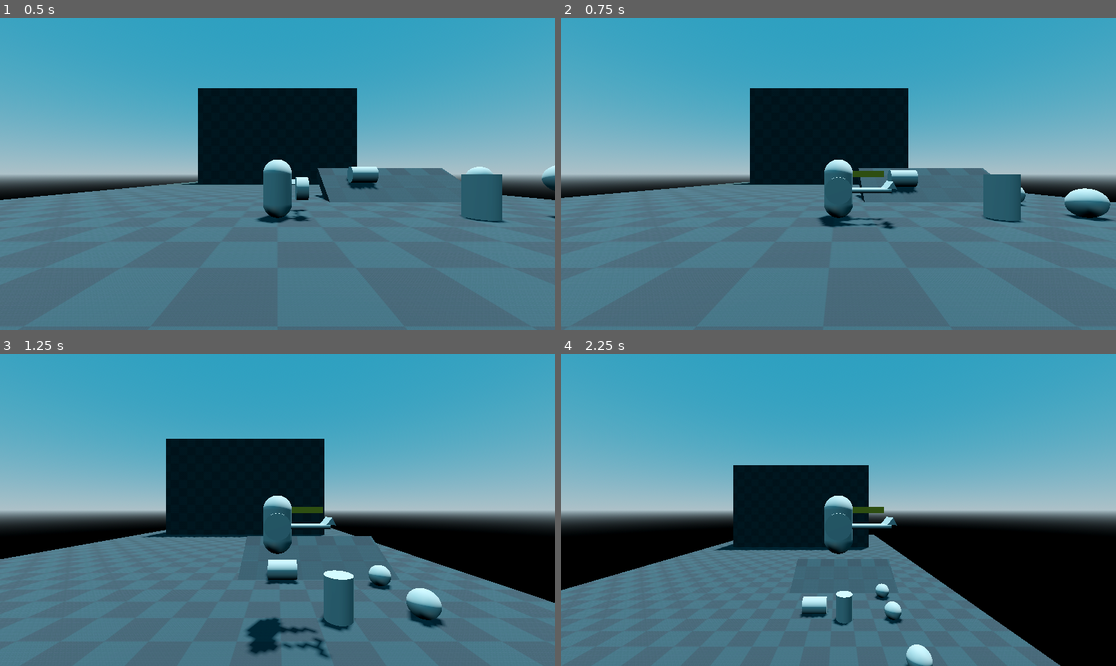
Above: before the commit, frames 1-4 (two rows, left to right).
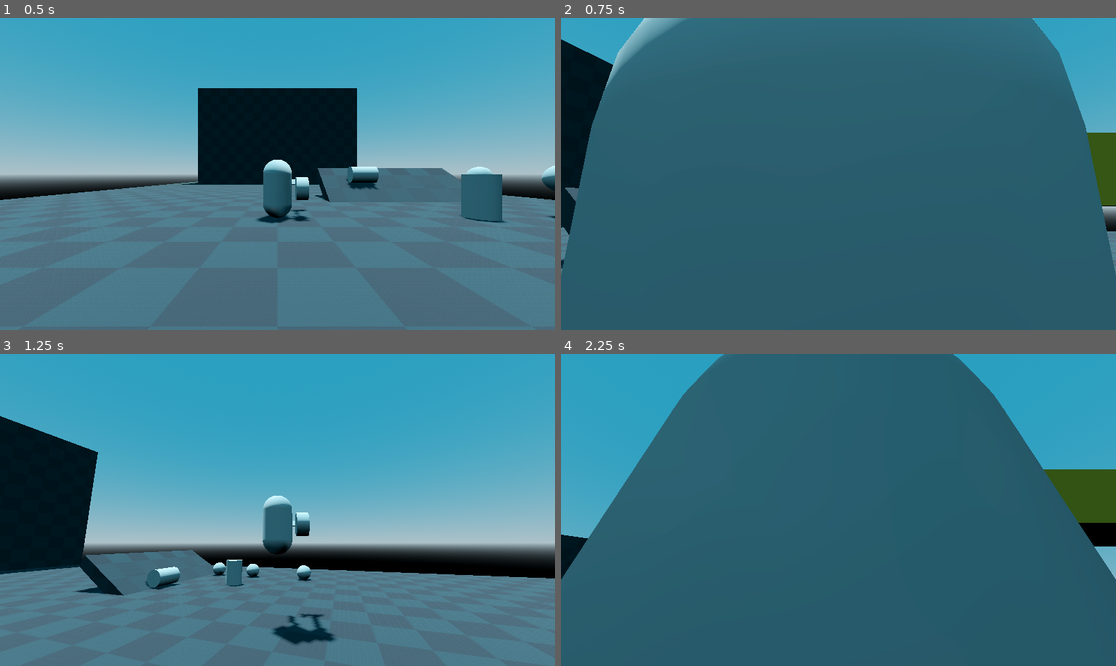
Above: after the commit, the same moments.

Repository: Albertoie710231/Godot_4_test
Game: Godot game, scene res://world.tscn
Two runs of this game, one before a commit and one after it. Both use one fixed random seed, a clock stepped at 60 frames per second and the inputs below.
Inputs (mouse positions are in pixels of both pictures, inside the frame that each line leads up to):
- Up to frame 1 (0.5 s): no input
- Up to frame 2 (0.75 s): move the mouse to (960, 158) at 0.52 s; press the mouse at (960, 158) at 0.53 s; hold D (move_right) from 0.53 s (still down)
- Up to frame 3 (1.25 s): keep holding D (move_right); tap Space (jump) at 0.77 s
- Up to frame 4 (2.25 s): move the mouse to (727, 525) at 1.27 s; release D (move_right) at 1.28 s; release the mouse at (727, 525) at 1.28 s; hold S (move_back) 1.28-2.03 s; click (727, 525) at 1.35 s; tap Space (jump) at 1.52 s; move the mouse to (894, 441) at 2.02 s; press the mouse at (894, 441) at 2.03 s; hold D (move_right) from 2.03 s (still down)

Frame 1 is identical in both runs. In frame 2, 93% of the frame differs, in the area x 0-100%, y 0-100%; in frame 3, 42%; in frame 4, 90%.
Error before the commit: Parse Error: Could not find base class "RigidDynamicBody3D". (res://TrashCan.gd:1)

Commit message:
More reliable sweep.

Diff:
--- a/TrashCan.gd
+++ b/TrashCan.gd
@@ -1,4 +1,4 @@
-extends RigidDynamicBody3D
+extends RigidBody3D
 
 var shoot : bool = false
 
@@ -10,9 +10,9 @@
 	shoot = true
 
 
-func _physics_process(delta):
+func _integrate_forces(state) -> void:
 	if shoot:
-		apply_force(-transform.basis.z * delta * 10000, transform.basis.z)
+		state.apply_force(-transform.basis.z * 100, transform.basis.z)
 
 
 
--- a/characters/PrincipalSpringArm.gd
+++ b/characters/PrincipalSpringArm.gd
@@ -22,18 +22,18 @@
 	if get_node("PrincipalCamera").current == true:
 		if event is InputEventMouseMotion and Input.get_mouse_mode() == Input.MOUSE_MODE_CAPTURED:
 			camera_h -= event.relative.x * mouse_sensitivity
-			camera_h = wrapf(camera_h, deg2rad(0), deg2rad(360))
+			camera_h = wrapf(camera_h, deg_to_rad(0), deg_to_rad(360))
 			rotation.y = camera_h
 			camera_v -= event.relative.y * mouse_sensitivity
-			camera_v = clamp(camera_v, deg2rad(-60), deg2rad(30))
+			camera_v = clamp(camera_v, deg_to_rad(-60), deg_to_rad(30))
 			rotation.x = camera_v
 
 func _process(delta):
 	var input_dir = Input.get_vector("rotate_camera_left", "rotate_camera_right", "rotate_camera_up", "rotate_camera_down").normalized()
 	if input_dir:
 		camera_h -= input_dir.x * delta * controller_sesitivity
-		camera_h = wrapf(camera_h, deg2rad(0), deg2rad(360))
+		camera_h = wrapf(camera_h, deg_to_rad(0), deg_to_rad(360))
 		rotation.y = camera_h
 		camera_v -= input_dir.y * delta * controller_sesitivity
-		camera_v = clamp(camera_v, deg2rad(-60), deg2rad(30))
+		camera_v = clamp(camera_v, deg_to_rad(-60), deg_to_rad(30))
 		rotation.x = camera_v
--- a/characters/sweeper.gd
+++ b/characters/sweeper.gd
@@ -27,7 +27,7 @@
 			camera_offset_flag = false
 			sweep_signal_flag = true
 		_remote_tranform_camera.rotation.x = _camera.rotation.x - camera_offset.x
-		_remote_tranform_camera.rotation.x = clamp(_remote_tranform_camera.rotation.x, deg2rad(-20), deg2rad(60))
+		_remote_tranform_camera.rotation.x = clamp(_remote_tranform_camera.rotation.x, deg_to_rad(-20), deg_to_rad(60))
 		if _timer.is_stopped() and timeout_flag == false:
 			_timer.start(0.5)
 
@@ -36,7 +36,7 @@
 				sweep_signal.emit()
 				sweep_signal_flag = false
 			_pivot_remote_camera.rotation.y = _camera.rotation.y
-			_pivot_remote_camera.rotation.y = wrapf(_pivot_remote_camera.rotation.y, deg2rad(0), deg2rad(360))
+			_pivot_remote_camera.rotation.y = wrapf(_pivot_remote_camera.rotation.y, deg_to_rad(0), deg_to_rad(360))
 			if _ray_cast.is_colliding():
 				sweep()
 
@@ -56,7 +56,7 @@
 	_area_collision.disabled = false
 	if _ray_cast.get_collider():
 		if _ray_cast.get_collider().is_in_group("bodies"):
-			_ray_cast.get_collider().apply_central_impulse(_ray_cast.get_collision_normal())
+			_ray_cast.get_collider().apply_central_force(_ray_cast.get_collision_normal() * 100)
 			if body_entered_flag == true:
 				_ray_cast.get_collider().set_linear_velocity(Vector3.ZERO)
 				_ray_cast.get_collider().set_angular_velocity(Vector3.ZERO)
--- a/characters/sweeper.tscn
+++ b/characters/sweeper.tscn
@@ -21,7 +21,7 @@
 [node name="Sweeper" type="Node3D" groups=["bodies"]]
 script = ExtResource("1_hdnh7")
 
-[node name="RigidDynamicBody3D" type="RigidDynamicBody3D" parent="."]
+[node name="RigidDynamicBody3D" type="RigidBody3D" parent="."]
 freeze = true
 
 [node name="CollisionShape3D" type="CollisionShape3D" parent="RigidDynamicBody3D"]
